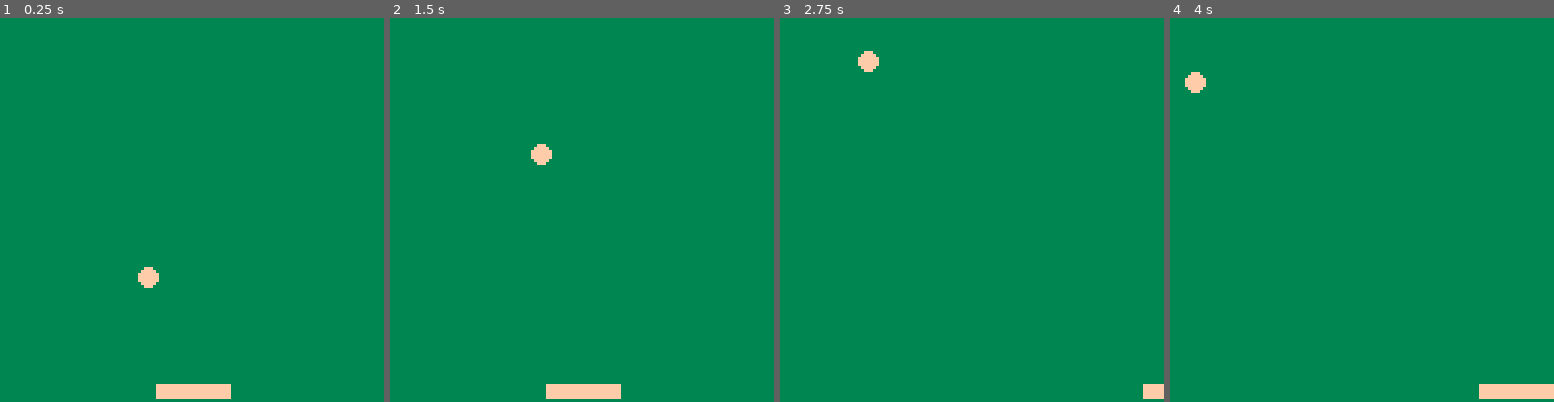
Above: before the commit, frames 1-4 (left to right).
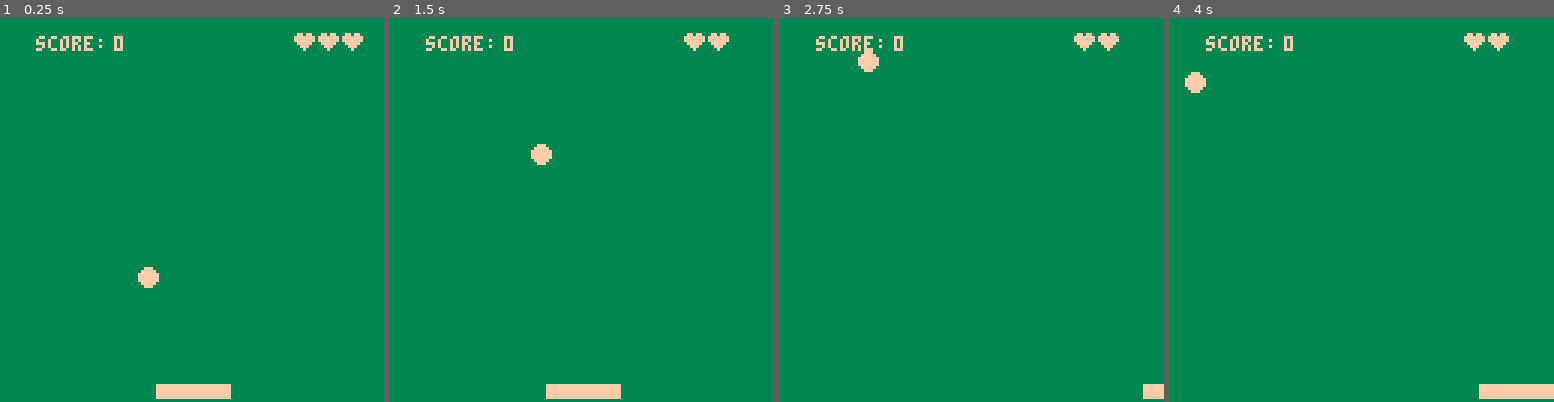
Above: after the commit, the same moments.

Repository: clerg0/pico8-Carts
Game: PICO-8 cartridge tutos/squashy2.p8
Two runs of this game, one before a commit and one after it. Both use one fixed random seed, a clock stepped at 60 frames per second and the inputs below.
Inputs:
- Up to frame 1 (0.25 s): no input
- Up to frame 2 (1.5 s): no input
- Up to frame 3 (2.75 s): hold Right 1.6-2.1 s; hold Right from 2.47 s (still down)
- Up to frame 4 (4 s): release Right at 3.03 s; hold Left 3.08-3.58 s

The runs differ from the first frame. In frame 1, 0.9% of the frame differs, in the area x 9-95%, y 3-9%; in frame 2, 0.7%; in frame 3, 0.7%; in frame 4, 0.7%.

Commit message:
add lives to squashy2

Diff:
--- a/tutos/squashy2.p8
+++ b/tutos/squashy2.p8
@@ -14,11 +14,22 @@
 ballxdir = 0
 ballydir = 0
 
+-- score
+score = 0
+
+-- lives
+lives = 3
+
 function resetball()
 	ballx = 64
 	bally = 64
 	ballxdir = rnd(6) - 3
 	ballydir = rnd(6) - 3
+
+	if lives < 0 then
+		score = 0
+		lives = 3
+	end
 end
 
 function movepaddle()
@@ -36,6 +47,7 @@
 
 function losedball()
 	if bally > 128 then
+		lives -= 1
 		resetball()
 		sfx(2)
 	end
@@ -57,8 +69,9 @@
 
 function bouncepaddle()
 	if ballx >= padx and ballx <= padx + padw and bally > pady then
+		score += 10 -- increase the score on a hit!
+		sfx(1)
 		ballydir = -ballydir
-		sfx(1)
 	end
 end
 
@@ -78,6 +91,15 @@
 	-- clear the screen
 	rectfill(0, 0, 128, 128, 3)
 
+	-- draw the lives
+	for i = 1, lives do
+		spr(0, 90 + i*8, 4)
+	end
+
+	-- draw the score
+	print("score:", 12, 6, 15)
+	print(score, 38, 6, 15)
+
 	-- draw the paddle
 	rectfill(padx, pady, padx + padw, pady + padh, 15)
 
@@ -86,6 +108,14 @@
 end
 
 
+__gfx__
+00000000000000000000000000000000000000000000000000000000000000000000000000000000000000000000000000000000000000000000000000000000
+0ff0ff00000000000000000000000000000000000000000000000000000000000000000000000000000000000000000000000000000000000000000000000000
+fffffff0000000000000000000000000000000000000000000000000000000000000000000000000000000000000000000000000000000000000000000000000
+fffffff0000000000000000000000000000000000000000000000000000000000000000000000000000000000000000000000000000000000000000000000000
+0fffff00000000000000000000000000000000000000000000000000000000000000000000000000000000000000000000000000000000000000000000000000
+00fff000000000000000000000000000000000000000000000000000000000000000000000000000000000000000000000000000000000000000000000000000
+000f0000000000000000000000000000000000000000000000000000000000000000000000000000000000000000000000000000000000000000000000000000
 __gff__
 0000000000000000000000000000000001010100000000000000000000000000000000000000000000000000000000000000000000000000000000000000000000000000000000000000000000000000000000000000000000000000000000000000000000000000000000000000000000000000000000000000000000000000
 0000000000000000000000000000000000000000000000000000000000000000000000000000000000000000000000000000000000000000000000000000000000000000000000000000000000000000000000000000000000000000000000000000000000000000000000000000000000000000000000000000000000000000
